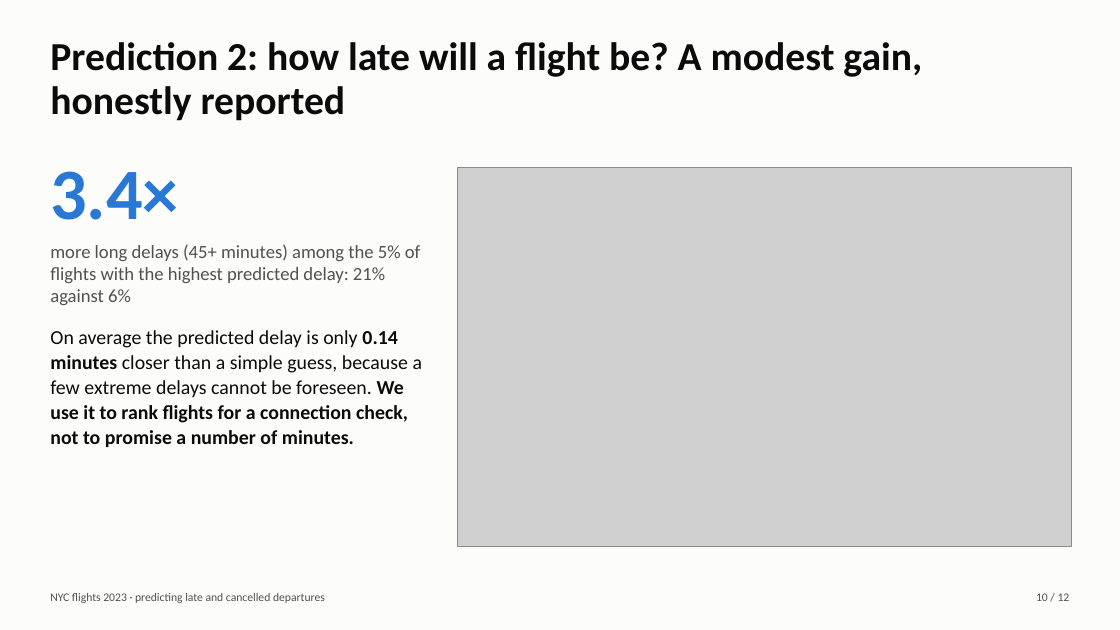
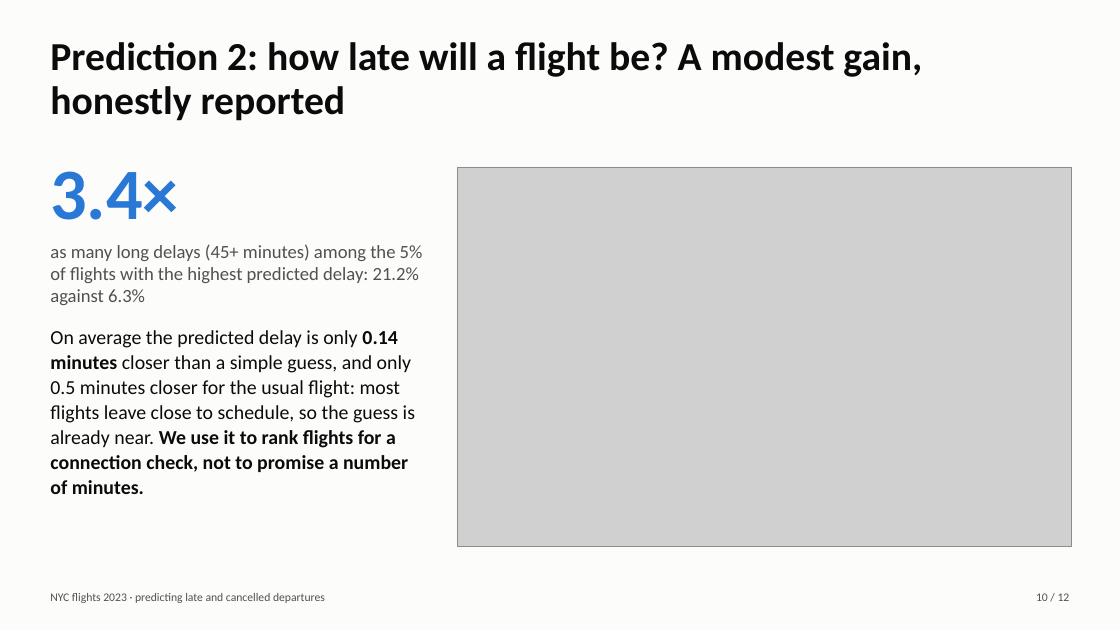
Before and after one commit to bssam99/nyc-flights-2023-delay-prediction, a slide deck: slide 10 of slides/deck.pptx. Drawn at 1120x630 pixels with LibreOffice and Linux fonts; fonts in the diff are those of the drawing; grey boxes stand for pictures. Boxes give left, top, right and bottom in pixels: in the first picture for what was removed or moved away, otherwise in the second. Text is boxed around its words. In the diff, an @@ line names an element or a change of style, - is before the commit and + after.

```diff
--- a/slides/deck.pptx
+++ b/slides/deck.pptx
@@ text at (x1=50, y1=244, x2=423, y2=305): text changed @@
-more long delays (45+ minutes) among the 5% of flights with the highest predicted delay: 21% against 6%
+as many long delays (45+ minutes) among the 5% of flights with the highest predicted delay: 21.2% against 6.3%
@@ text at (x1=50, y1=330, x2=415, y2=494): text changed @@
-On average the predicted delay is only 0.14 minutes closer than a simple guess, because a few extreme delays cannot be foreseen. We use it to rank flights for a connection check, not to promise a number of minutes.
+On average the predicted delay is only 0.14 minutes closer than a simple guess, and only 0.5 minutes closer for the usual flight: most flights leave close to schedule, so the guess is already near. We use it to rank flights for a connection check, not to promise a number of minutes.
```
Also in this commit, not shown: 7 other slides changed, 21 other files.
